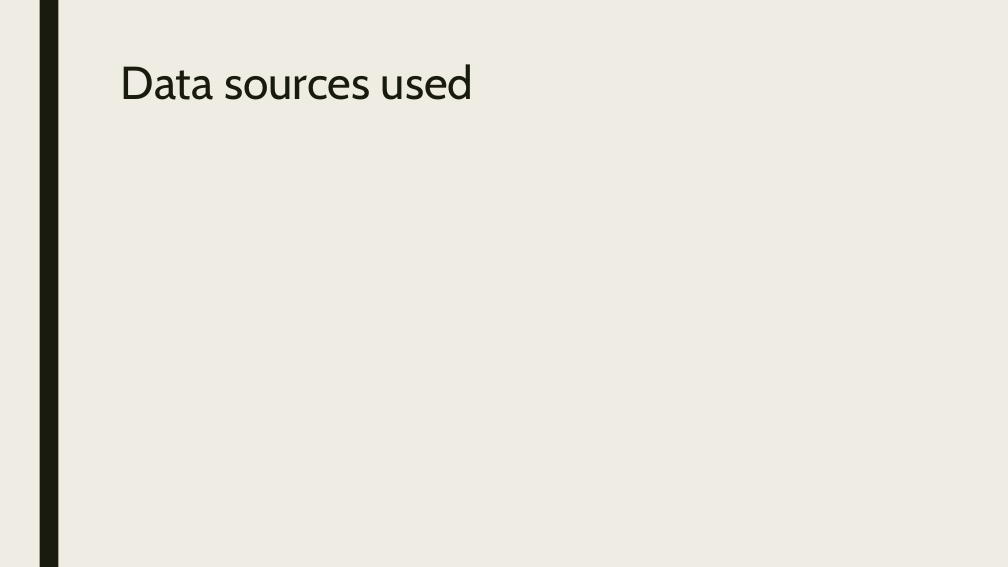
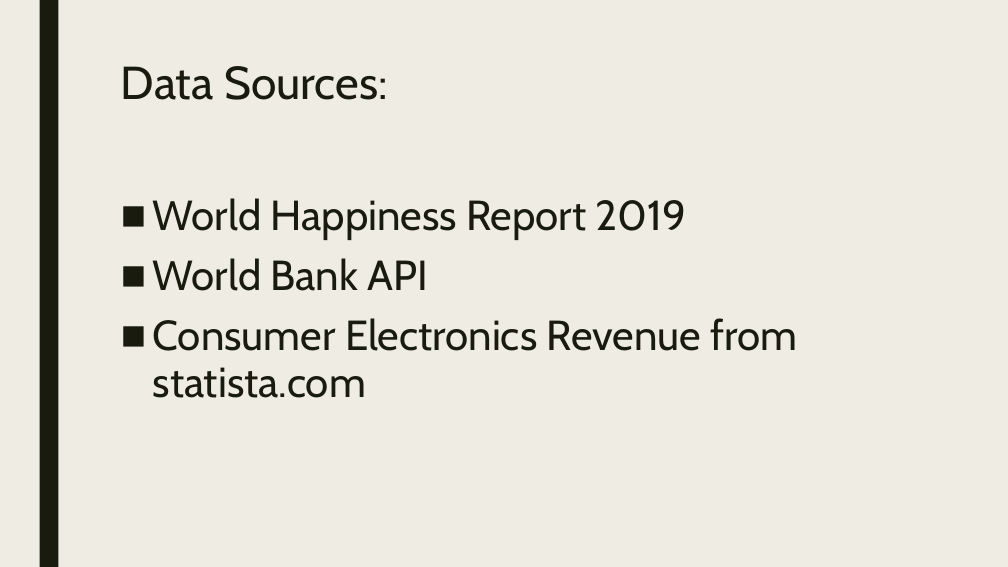
Before and after one commit to gfunk68/teamepic_project1, a slide deck: slide 5 of Project1.pptx. Drawn at 1008x567 pixels with LibreOffice and Linux fonts; fonts in the diff are those of the drawing. Boxes give left, top, right and bottom in pixels: in the first picture for what was removed or moved away, otherwise in the second. Text is boxed around its words. In the diff, an @@ line names an element or a change of style, - is before the commit and + after.

```diff
--- a/Project1.pptx
+++ b/Project1.pptx
@@ title at (x1=121, y1=66, x2=388, y2=100): text changed @@
-Data sources used
+Data Sources:
@@ text added at (x1=153, y1=198, x2=798, y2=398), 40 pt, text #191B0E @@
+■ World Happiness Report 2019
+■ World Bank API
+■ Consumer Electronics Revenue from statista.com
```
Also in this commit, not shown: 1 other slide changed, 14 slides added, 4 slides removed, 16 other files.
